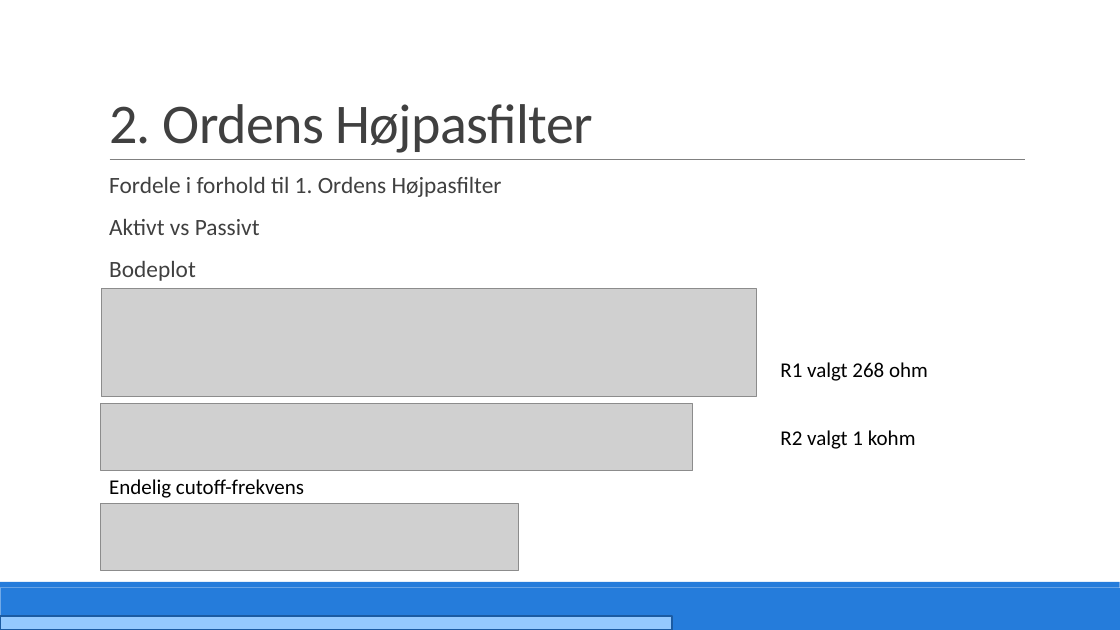
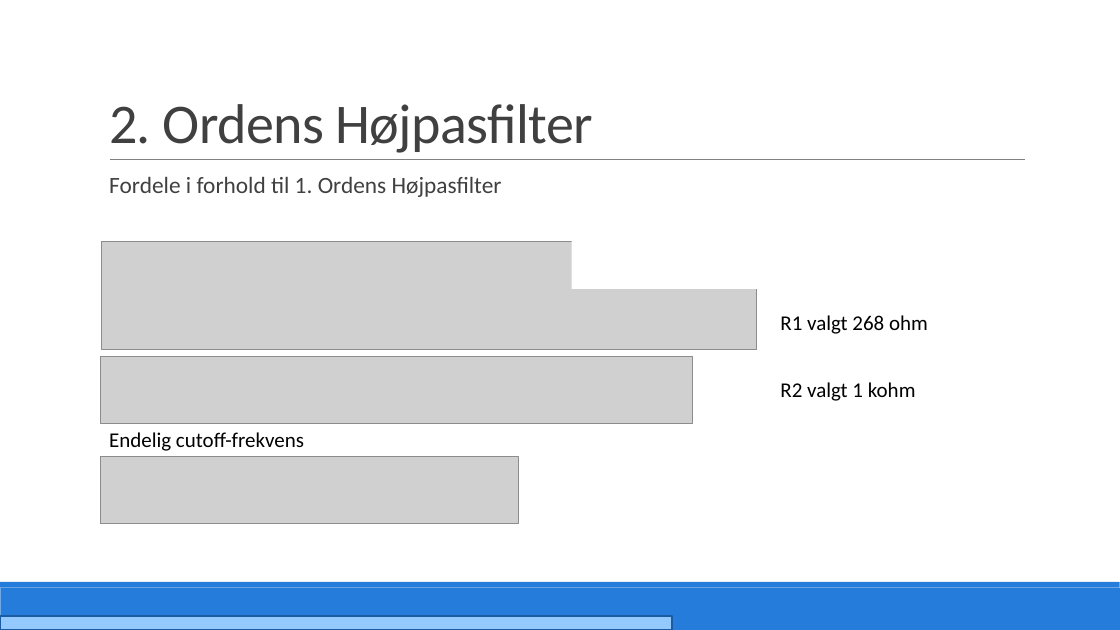
Before and after one commit to PRJ2GR15/Rapport, a slide deck: slide 21 of Fremlæggelse/Fremlæggelse.pptm. Drawn at 1120x630 pixels with LibreOffice and Linux fonts; fonts in the diff are those of the drawing; grey boxes stand for pictures. Boxes give left, top, right and bottom in pixels: in the first picture for what was removed or moved away, otherwise in the second. Text is boxed around its words. In the diff, an @@ line names an element or a change of style, - is before the commit and + after.

```diff
--- a/Fremlæggelse/Fremlæggelse.pptm
+++ b/Fremlæggelse/Fremlæggelse.pptm
@@ text at (x1=109, y1=219, x2=260, y2=281): paragraphs removed @@
-  Aktivt vs Passivt
-  Bodeplot
@@ rectangle added at (x1=572, y1=221, x2=778, y2=289), fill #FFFFFF @@
@@ 3 pictures, 2 texts moved together from (x1=101, y1=289, x2=928, y2=571) to (x1=101, y1=242, x2=928, y2=523) @@
@@ text "Endelig cutoff-frekvens" moved from (x1=109, y1=479, x2=304, y2=498) to (x1=109, y1=432, x2=304, y2=451) @@
```
Also in this commit, not shown: 3 other slides changed, 2 slides added, 1 slide removed.
